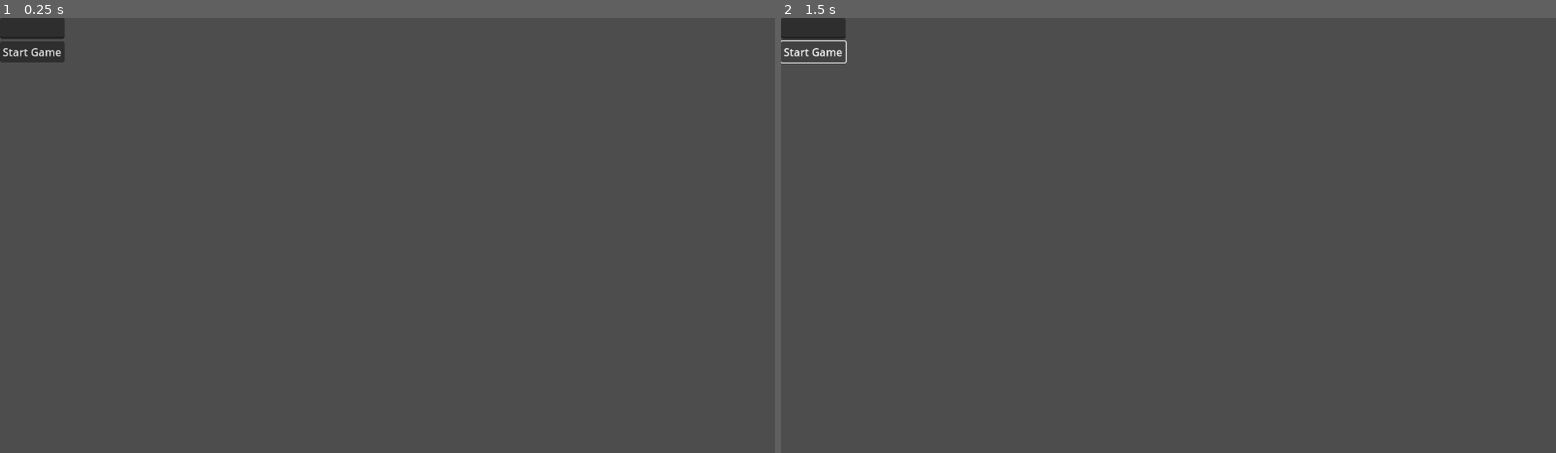
Above: before the commit, frames 1-2 (left to right).
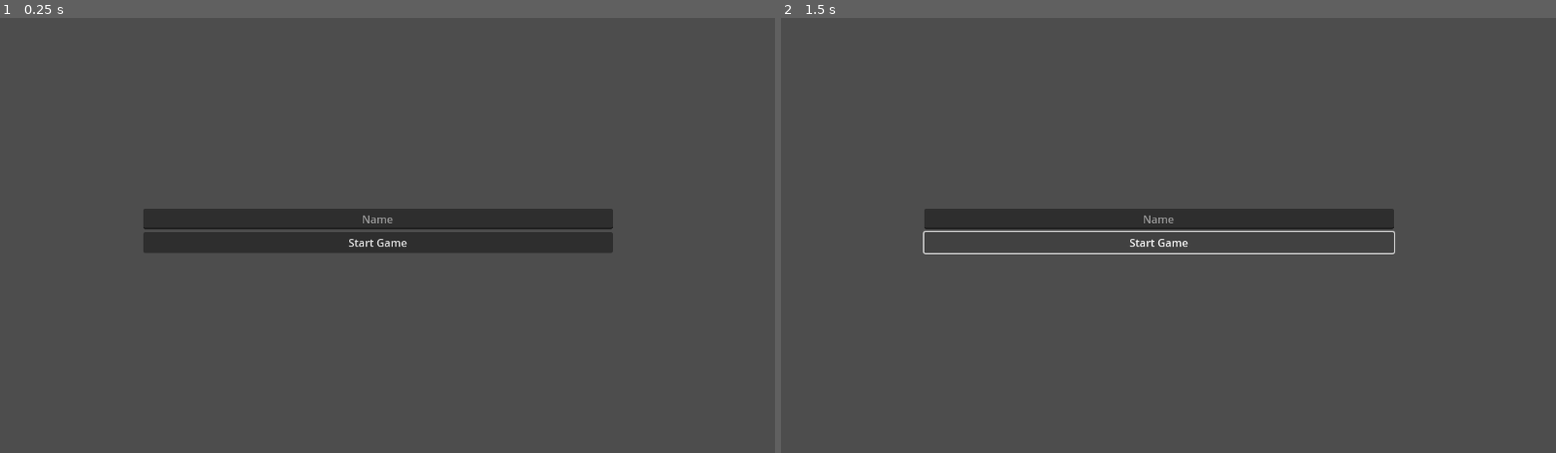
Above: after the commit, the same moments.

Repository: will-zzz/iamarobot
Game: Godot game, scene res://scenes/Menu.tscn
Same seed, same stepped clock (60 frames per second), same inputs: the game is played once before the commit and once after it.
Inputs:
- Up to frame 1 (0.25 s): no input
- Up to frame 2 (1.5 s): click "Start Game" at 0.5 s; click "Start Game" at 1.25 s

The runs differ from the first frame. In frame 1, 6.4% of the frame differs, in the area x 0-80%, y 0-54%; in frame 2, 3.9%.

Commit message:
Godot game init stuff

Diff:
--- /dev/null
+++ b/game/scenes/Game.tscn
@@ -0,0 +1,47 @@
+[gd_scene load_steps=3 format=3 uid="uid://br6wd28oa75f0"]
+
+[ext_resource type="Script" path="res://scripts/Game.gd" id="1_dsiqp"]
+[ext_resource type="Texture2D" uid="uid://c3do8j12mr58q" path="res://images/ai.png" id="2_5ulia"]
+
+[node name="Game" type="Control"]
+layout_mode = 3
+anchors_preset = 0
+offset_right = 40.0
+offset_bottom = 40.0
+script = ExtResource("1_dsiqp")
+
+[node name="PeopleContainer" type="HBoxContainer" parent="."]
+layout_mode = 1
+anchors_preset = 8
+anchor_left = 0.5
+anchor_top = 0.5
+anchor_right = 0.5
+anchor_bottom = 0.5
+offset_left = 230.0
+offset_top = 258.0
+offset_right = 838.0
+offset_bottom = 358.0
+grow_horizontal = 2
+grow_vertical = 2
+alignment = 1
+
+[node name="Button" type="Button" parent="PeopleContainer"]
+custom_minimum_size = Vector2(200, 100)
+layout_mode = 2
+text = "Play"
+
+[node name="Button2" type="Button" parent="PeopleContainer"]
+custom_minimum_size = Vector2(200, 100)
+layout_mode = 2
+text = "Play"
+
+[node name="Button3" type="Button" parent="PeopleContainer"]
+custom_minimum_size = Vector2(200, 100)
+layout_mode = 2
+text = "Play"
+
+[node name="AI" type="Node" parent="."]
+
+[node name="Sprite2D" type="Sprite2D" parent="AI"]
+scale = Vector2(0.1, 0.1)
+texture = ExtResource("2_5ulia")
--- a/game/scenes/Menu.tscn
+++ b/game/scenes/Menu.tscn
@@ -11,11 +11,16 @@
 
 [node name="VBoxContainer" type="VBoxContainer" parent="."]
 layout_mode = 0
-offset_right = 40.0
-offset_bottom = 40.0
+offset_left = 213.0
+offset_top = 76.0
+offset_right = 911.0
+offset_bottom = 559.0
+alignment = 1
 
 [node name="NameInput" type="LineEdit" parent="VBoxContainer"]
 layout_mode = 2
+placeholder_text = "Name"
+alignment = 1
 
 [node name="StartButton" type="Button" parent="VBoxContainer"]
 layout_mode = 2
--- /dev/null
+++ b/game/scripts/Game.gd
@@ -0,0 +1,15 @@
+extends Control
+
+var names = []
+
+func _ready():
+	if names.size() > 0:
+		display_people(names)
+
+func set_names(names_array):
+	names = names_array
+	if is_inside_tree():
+		display_people(names)
+
+func display_people(names_array):
+	pass
--- a/game/scripts/Menu.gd
+++ b/game/scripts/Menu.gd
@@ -24,5 +24,22 @@
 	if response_code == 201:
 		var response = JSON.parse_string(body.get_string_from_utf8())
 		print(response)
+
+		# Assuming the response contains an array of names
+		var names = []
+		for player in response.players:
+			names.append(player.name)
+
+		# Load the new scene
+		var game_scene = preload("res://scenes/Game.tscn")
+		var game_instance = game_scene.instantiate()
+
+		# Pass the names data to the new scene
+		game_instance.set_names(names)
+
+		# Change the current scene to the new scene
+		get_tree().root.call_deferred("add_child", game_instance)
+		get_tree().current_scene.queue_free()
+		get_tree().current_scene = game_instance
 	else:
 		print("Error: " + str(response_code))
Binary file added: game/images/ai.png
Not shown, added: game/images/ai.png.import
Not shown, changed: backend/index.ts
